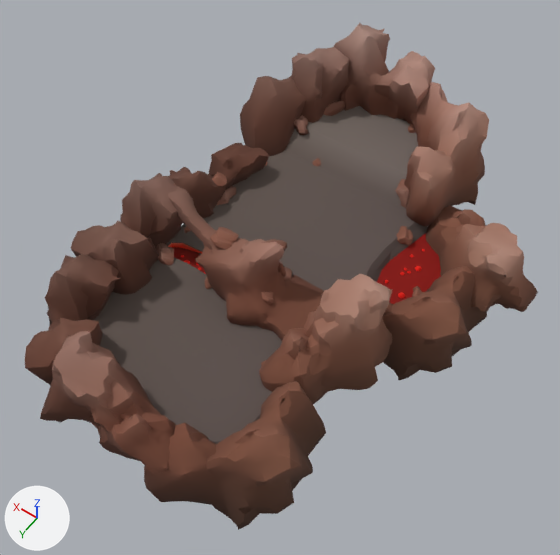
Before and after pictures for a commit that changed the FBX model SibGameJam2025/Assets/Art/Environment/LocationBlockout1.fbx.
Both versions are drawn from a 50 mm lens placed at (-46.6, 91.1, 92.3), pointed at (-3.9, 31.3, -1.7). Arrows for +X, +Y and +Z are at lower left; the lights stay in place. The first picture is the older version. Where no turn or scale is listed for an object, it has been applied to the vertices.

In view in the first picture: 'Terrain'.
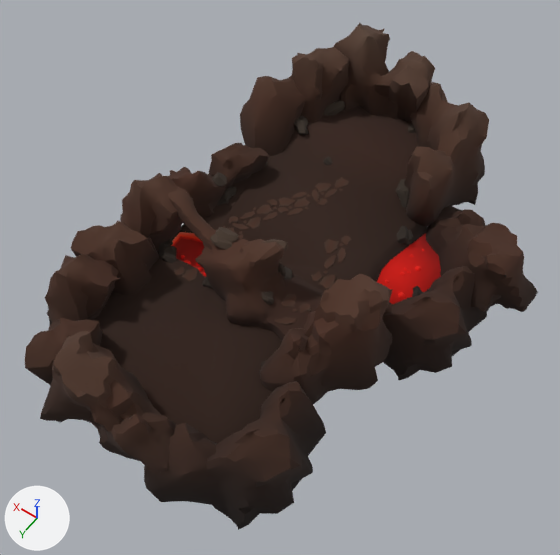
Boxes [x1, y1, x2, y2] around the edits, measured in the pictures (560 x 555 px; the box of a moved part takes in the faces that stretch with it):
part 1 of me_terrain, moved or reshaped
    before: [156, 243, 174, 265]
    after: [158, 242, 177, 263]
part 2 of me_terrain, moved or reshaped
    before: [184, 226, 191, 233]
    after: [167, 238, 173, 245]
part 3 of me_terrain, moved or reshaped
    before: [204, 277, 212, 289]
    after: [202, 276, 212, 288]
part 4 of me_terrain, moved or reshaped
    before: [312, 158, 321, 166]
    after: [323, 156, 332, 165]
part 5 of me_terrain, reshaped
    both: [94, 106, 427, 442]
part 6 of me_terrain, surface changed (darker)
    both: [25, 23, 538, 530]

What changed in the scene script:
```text
Change me_terrain:
    used by ob_terrain; location = (0.0, 0.0, 0.0)
    remove me_terrain.from_pydata(...)  # 8536 vertices, 8515 faces; spans x -37.1..23.7, y -18.1..69.3, z -12.5..13.8
    add me_terrain.from_pydata(...)  # 9471 vertices, 9362 faces; spans x -37.1..23.7, y -18.1..69.3, z -12.5..13.8
    me_terrain part 1: the loose piece of 66 vertices spanning x 11.4..16.2, y 36.3..39.6, z -2.8..-0.6 is moved by (0.0, -0.6, -0.2)
    me_terrain part 2: the loose piece of 46 vertices spanning x 12.2..13.4, y 32.1..33.7, z -0.4..0.5 is moved by (1.8, 2.7, -2.0)
    me_terrain part 3: the loose piece of 46 vertices spanning x 2.8..5.2, y 36.1..39.4, z -2.5..-0.7 is turned -39.2 degrees about the z axis through its middle, then moved by (-0.1, 0.2, 0.0)
    me_terrain part 4: the loose piece of 61 vertices spanning x 4.8..6.5, y 6.2..7.7, z -2.4..-1.3 is moved by (-1.5, -1.1, 0.4)
    me_terrain part 5: 48 vertices moved from x -14.9..14.6, y 29.4..37.7, z -3.3..-1.2 to x -14.9..14.9, y 23.3..38.2, z -3.6..-1.2; 31 vertices removed from x -16.0..16.0, y 2.1..36.5, z -10.2..0.0; 966 vertices added at x -16.0..16.0, y 1.8..40.1, z -12.2..0.3
    me_terrain part 6: 7776 kept faces spanning x -37.1..23.7, y -18.1..69.3, z -12.5..13.8 get new texture (UV) coordinates
    other edits to the shape of me_terrain do not show in these pictures
```
